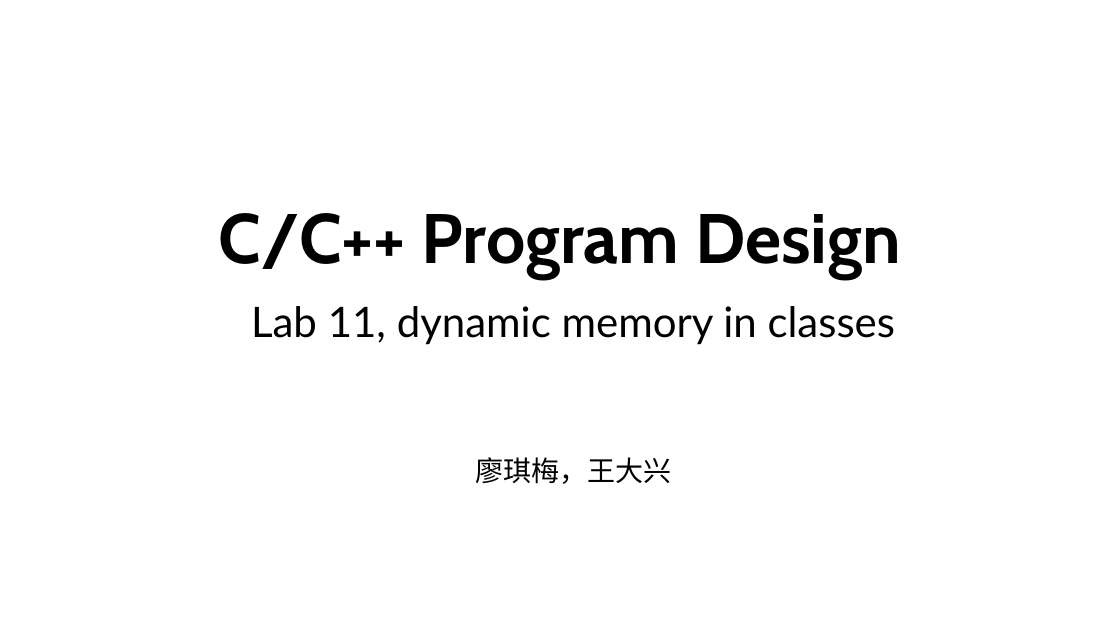
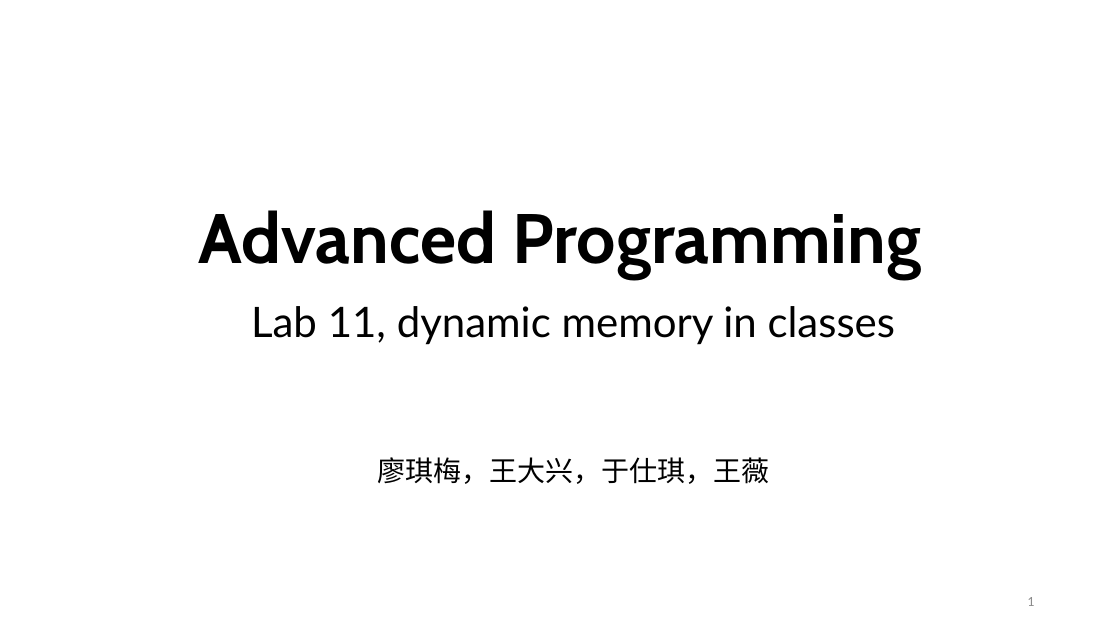
Before and after one commit to ShiqiYu/CPP, a slide deck: slide 1 of week11/Lab11.pptx. Drawn at 1120x630 pixels with LibreOffice and Linux fonts; fonts in the diff are those of the drawing; background and template pictures are left out. Boxes give left, top, right and bottom in pixels: in the first picture for what was removed or moved away, otherwise in the second. Text is boxed around its words. In the diff, an @@ line names an element or a change of style, - is before the commit and + after.

```diff
--- a/week11/Lab11.pptx
+++ b/week11/Lab11.pptx
@@ title at (x1=199, y1=210, x2=921, y2=279): text changed @@
-C/C++ Program Design
+Advanced Programming
@@ subtitle at (x1=377, y1=457, x2=769, y2=484): text changed @@
-廖琪梅，王大兴
+廖琪梅，王大兴，于仕琪，王薇
@@ page number added at (x1=1027, y1=597, x2=1034, y2=606), 12 pt, text #8C8C8C @@
+1
```
Also in this commit, not shown: 17 other slides changed, 6 slides added, 3 other files.
